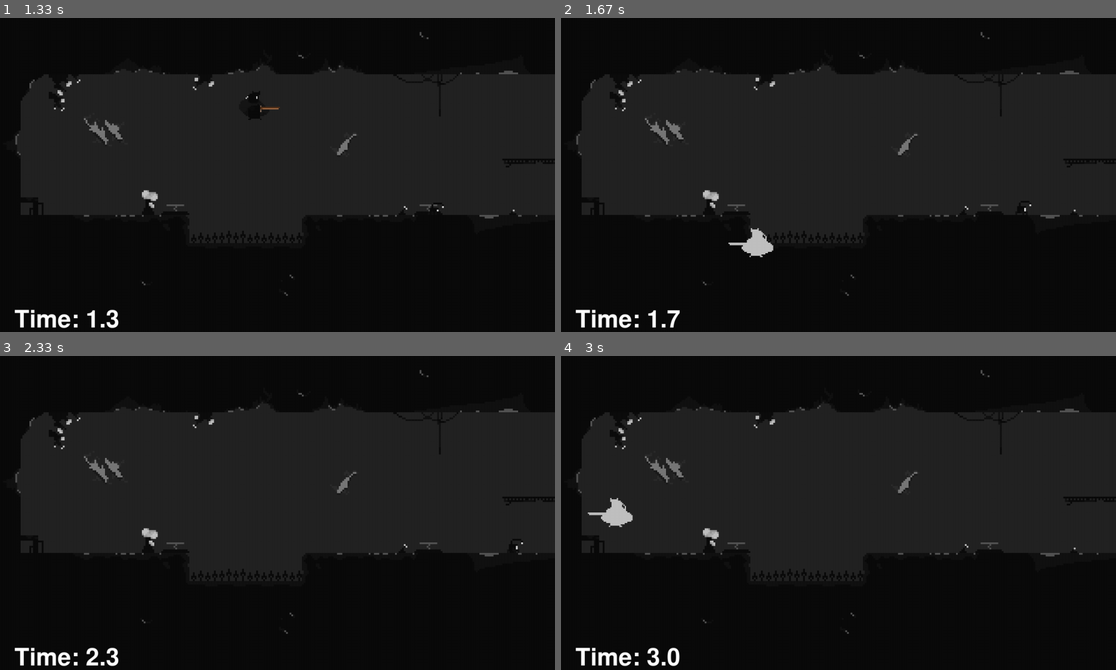
Above: before the commit, frames 1-4 (two rows, left to right).
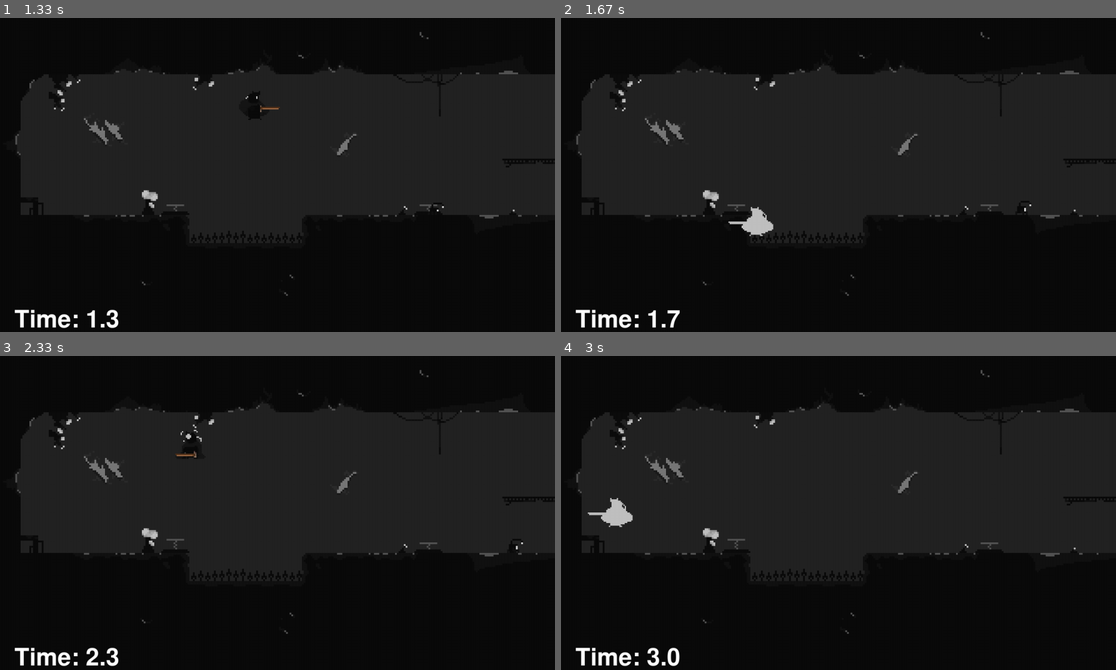
Above: after the commit, the same moments.

Repository: James-Cocker/Pygame-Platformer
Game: pygame game, started from Python_Platformer.py
Same seed, same stepped clock (60 frames per second), same inputs: the game is played once before the commit and once after it.
Inputs:
- Up to frame 1 (1.33 s): hold Right 0.33-0.8 s; hold Right 0.83-1.3 s; tap Space at 0.9, 1.2 s
- Up to frame 2 (1.67 s): hold Left from 1.33 s (still down); tap Space at 1.4 s
- Up to frame 3 (2.33 s): tap Space at 1.7 s; release Left at 1.87 s
- Up to frame 4 (3 s): tap Space at 2.8 s

Frame 1 is identical in both runs. In frame 2, 0.6% of the frame differs, in the area x 30-39%, y 60-77%; in frame 3, 0.1%; in frame 4, less than 0.1%.

Commit message:
Fixed Spikes

Diff:
--- a/Levels.py
+++ b/Levels.py
@@ -257,7 +257,7 @@
                 # PLAYER Y COLLISION CHECKS:
 
                 # If it is none of the above, and it is not a platform then keep them on top of the tile
-                elif player.Direction.y > 0 and (sprite.type == 'Normal' or player.OnPlatform):
+                elif player.Direction.y > 0 and (sprite.type == 'Normal' or sprite.type == 'Damaging' or player.OnPlatform):
                     player.rect.bottom = sprite.rect.top
                     player.Direction.y = 0
                     player.IsJumping = False
